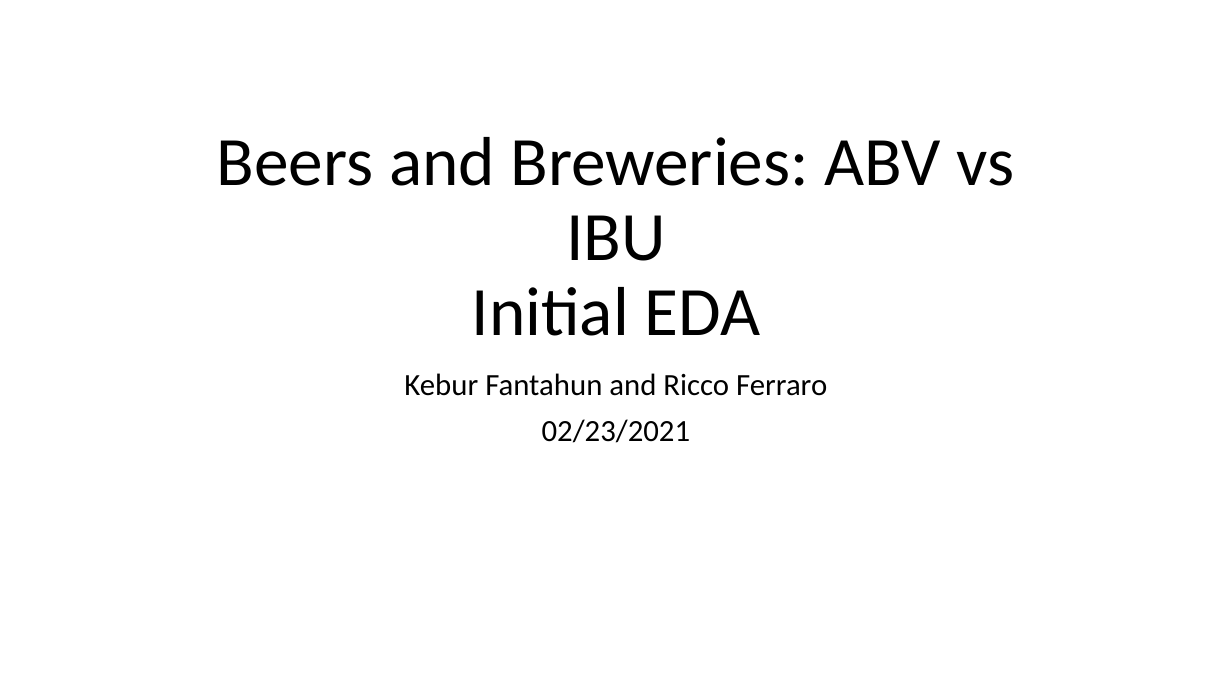
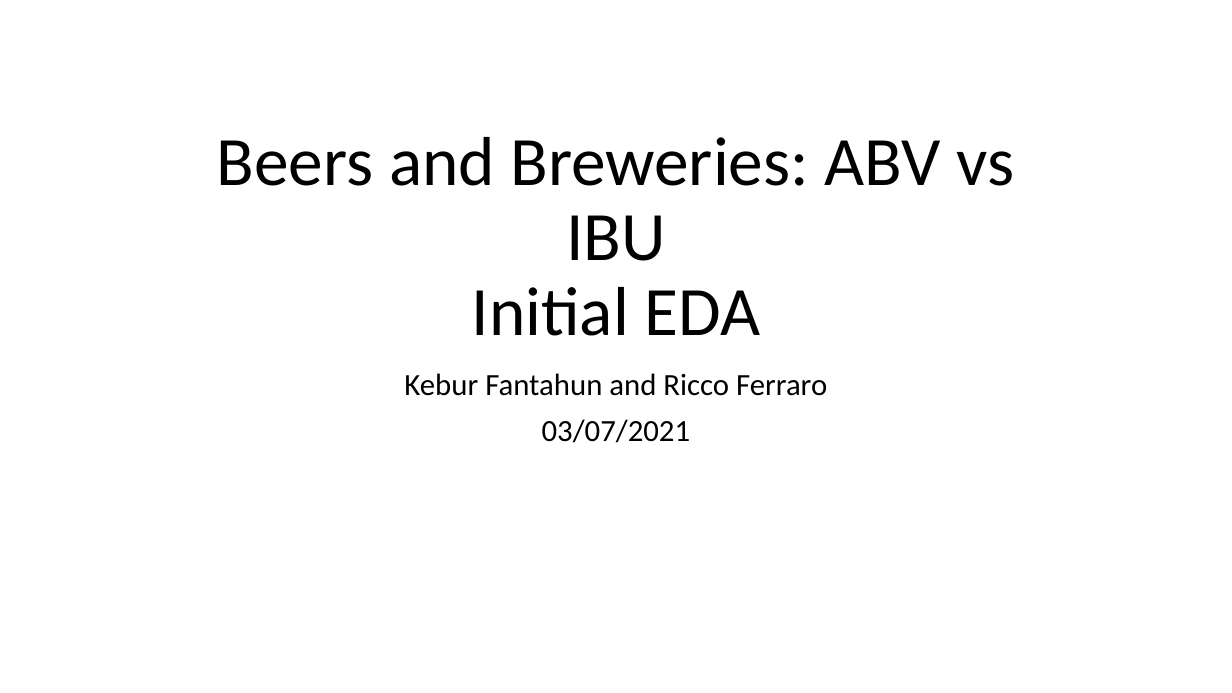
Before and after one commit to RiccoFerraro/dds_case_study_1, a slide deck: slide 1 of Beers_and_Breweries.pptx. Drawn at 1232x693 pixels with LibreOffice and Linux fonts; fonts in the diff are those of the drawing. Boxes give left, top, right and bottom in pixels: in the first picture for what was removed or moved away, otherwise in the second. Text is boxed around its words. In the diff, an @@ line names an element or a change of style, - is before the commit and + after.

Commit message:
ppt change

```diff
--- a/Beers_and_Breweries.pptx
+++ b/Beers_and_Breweries.pptx
@@ subtitle at <box>542,419,691,443</box>: text changed @@
-02/23/2021
+03/07/2021
```
